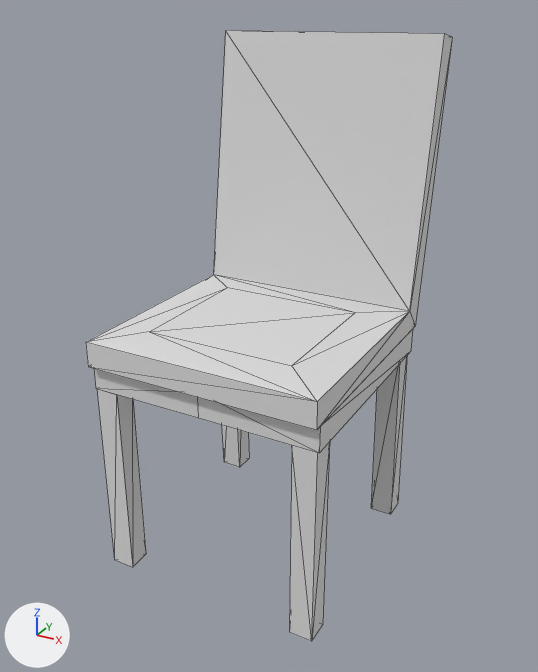
The glTF model models/ultimate-pack/low-poly-10/m/furniture-chair-dining.glb: old version first, new version second.
Camera for both pictures: a 50 mm camera at (0.665, -1.161, 1.048) aimed at (0.021, 0.01, 0.463). Arrows for +X, +Y and +Z are at lower left; the lights stay in place. The first picture is the older version. Mesh edges are drawn as thin lines. Where no turn or scale is listed for an object, it has been applied to the vertices.

In view in the first picture: 'chair-dining'.
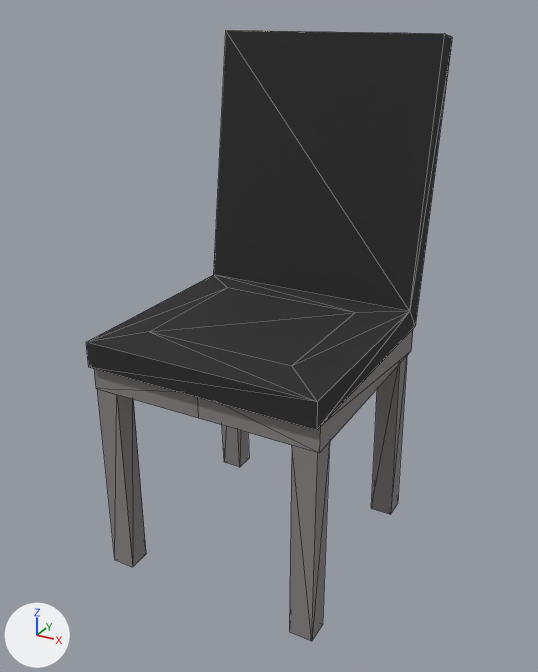
The change, as a diff of the scene's bpy script:
```diff
--- a/models/ultimate-pack/low-poly-10/m/furniture-chair-dining.glb.py
+++ b/models/ultimate-pack/low-poly-10/m/furniture-chair-dining.glb.py
@@ mat_17_grey_darkest @@
 mat_17_grey_darkest = principled_material('17 GREY-DARKEST')
-mat_17_grey_darkest.base_color = (0.8, 0.8, 0.8)  # white #e7e7e7
+mat_17_grey_darkest.base_color = (0.0222, 0.0222, 0.0222)  # black #292929
 mat_17_grey_darkest.metallic = 0.4
@@ mat_20_grey @@
 mat_20_grey = principled_material('20 GREY')
-mat_20_grey.base_color = (0.8, 0.8, 0.8)  # white #e7e7e7
+mat_20_grey.base_color = (0.242, 0.223, 0.223)  # grey #878282
 mat_20_grey.metallic = 0.4
```

Where the change shows, as pixel boxes [x1, y1, x2, y2] in the pictures (538 x 672 px):
'chair-dining', recoloured (white to black)
    both: [86, 30, 452, 641]
